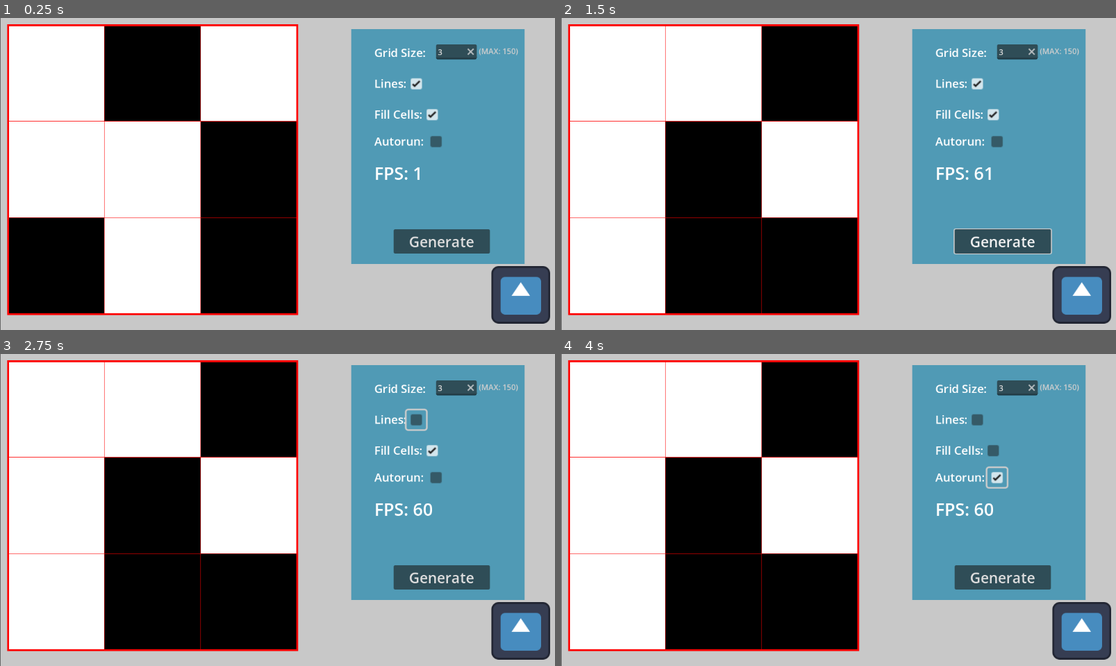
Above: before the commit, frames 1-4 (two rows, left to right).
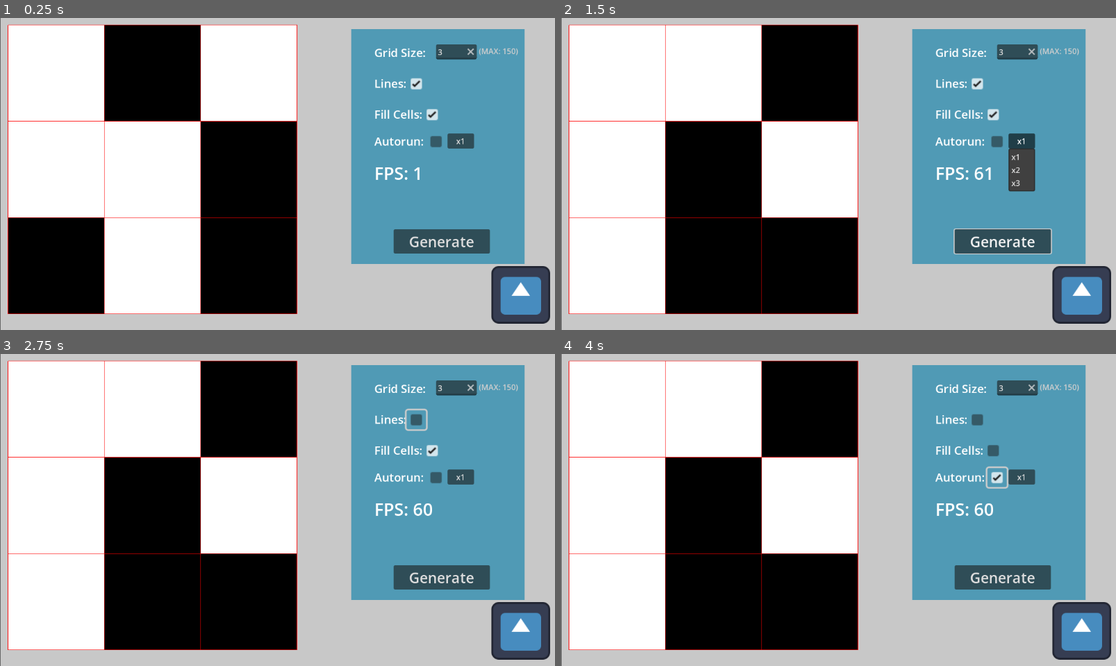
Above: after the commit, the same moments.

Repository: Dev-Ranma/Grid-Base
Game: Godot game, scene res://Root.tscn
Same seed, same stepped clock (60 frames per second), same inputs: the game is played once before the commit and once after it. The engine's default icon, where the game draws it, is replaced by a stand-in: a white triangle on a blue panel in a dark square.
Inputs (mouse positions are in pixels of both pictures, inside the frame that each line leads up to):
- Up to frame 1 (0.25 s): no input
- Up to frame 2 (1.5 s): click "Generate" at 0.5 s; click (1021, 139) at 1.25 s, where only the run after the commit has a clickable "x1"
- Up to frame 3 (2.75 s): click (416, 419) at 2 s
- Up to frame 4 (4 s): click (993, 450) at 2.75 s; click (999, 478) at 3.5 s

The runs differ from the first frame. In frame 1, 1.7% of the frame differs, in the area x 1-86%, y 2-96%; in frame 2, 2.4%; in frame 3, 1.7%; in frame 4, 1.7%.

Commit message:
Version 1.4
Upgraded to slightly less stupid method of slowing down generations, added a speed feature to autorun

Diff:
--- a/Root.tscn
+++ b/Root.tscn
@@ -132,12 +132,21 @@
 offset_bottom = 22.0
 scale = Vector2(1.68, 1.64)
 
-[node name="MenuBar" type="MenuBar" parent="Panel"]
+[node name="MenuButton" type="MenuButton" parent="Panel/Autorun"]
 layout_mode = 0
-offset_left = 48.0
-offset_top = 256.0
-offset_right = 88.0
-offset_bottom = 296.0
+offset_left = 152.0
+offset_top = 1.0
+offset_right = 207.0
+offset_bottom = 32.0
+text = "speed"
+flat = false
+item_count = 3
+popup/item_0/text = "x1"
+popup/item_0/id = 0
+popup/item_1/text = "x2"
+popup/item_1/id = 1
+popup/item_2/text = "x3"
+popup/item_2/id = 2
 
 [node name="FPSLabel" type="Label" parent="Panel"]
 layout_mode = 0
@@ -150,6 +159,7 @@
 text = "fps"
 
 [node name="Timer" type="Timer" parent="."]
+wait_time = 0.05
 
 [connection signal="editing_toggled" from="Panel/Grid Size/gridNum Input" to="." method="_on_grid_num_input_editing_toggled"]
 [connection signal="text_changed" from="Panel/Grid Size/gridNum Input" to="." method="_on_grid_num_input_text_changed"]
@@ -157,3 +167,4 @@
 [connection signal="toggled" from="Panel/Fill Cells/fillCellsCheck" to="." method="_on_fill_cells_check_toggled"]
 [connection signal="pressed" from="Panel/Generate Button" to="." method="_on_generate_button_pressed"]
 [connection signal="toggled" from="Panel/Autorun/autorun Check" to="." method="_on_autorun_check_toggled"]
+[connection signal="timeout" from="Timer" to="." method="_on_timer_timeout"]
--- a/node_2d.gd
+++ b/node_2d.gd
@@ -12,18 +12,34 @@
 var areCellsFilled : bool = true
 var autorunPre : bool
 var autorunPost : bool
-#@onready var timer = $Timer
+var switch : bool = true
+@onready var time = $Timer
+var x1 = .5
+var x2 = .1
+var x3 = .05
+var menu
+var popup
+var speedText
 
 
 func _ready() -> void:
+	menu = $Panel/Autorun/MenuButton
+	popup = menu.get_popup()
+	popup.id_pressed.connect(_speed_menu)
+	time.wait_time = x1
+	speedText = "x1"
 	_grid_points()
 	_cell_fill_in()
 	_draw()
 
 func _process(delta: float) -> void:
 	$Panel/FPSLabel.text = "FPS: %d" % Engine.get_frames_per_second()
+	menu.text = speedText
 	if autorunPost == true:
-		_ret_to_go()
+			if switch == true:
+				_ret_to_go()
+				time.start()
+				switch = false
 
 func _draw() -> void:
 	var cellWidth : float = GridX / cellNum
@@ -40,7 +56,7 @@
 			draw_rect(Rect2((((cellGridIndex[i][0] - 1.0) / float(cellNum)) * 600 ), (((cellGridIndex[i][1] - 1.0)/ float(cellNum)) * 600 ), cellWidth, cellHeight), Color.BLACK, true)
 		i += 1
 
-	draw_rect(Rect2(0.0, 0.0, GridX, GridY), Color.RED, false, 4)
+	draw_rect(Rect2(0.0, 0.0, GridX, GridY), Color.RED, false, -4)
 
 	if areLinesActive == true:
 		for cells in (cellNum - 1):
@@ -82,16 +98,16 @@
 	#print(cellGridIndex)
 
 func _ret_to_go():
+	#await _waiting()
 	_grid_points()
 	if areCellsFilled == true:
 		_cell_fill_in()
 	queue_redraw()
-	#await(get_tree().create_timer(3.0))
-	OS.delay_msec(30)
 
 func _on_generate_button_pressed() -> void:
 	if autorunPre == true:
 		autorunPost = true
+		time.wait_time
 		#print(autorunPost)
 	else:
 		autorunPost = false
@@ -111,3 +127,18 @@
 func _on_autorun_check_toggled(toggled_on: bool) -> void:
 	autorunPre = toggled_on
 	#print(autorunPre)
+
+func _on_timer_timeout() -> void:
+	switch = true
+
+func _speed_menu(speed):
+	match(speed):
+		0:
+			time.wait_time = x1
+			speedText = "x1"
+		1:
+			time.wait_time = x2
+			speedText = "x2"
+		2:
+			time.wait_time = x3
+			speedText = "x3"
